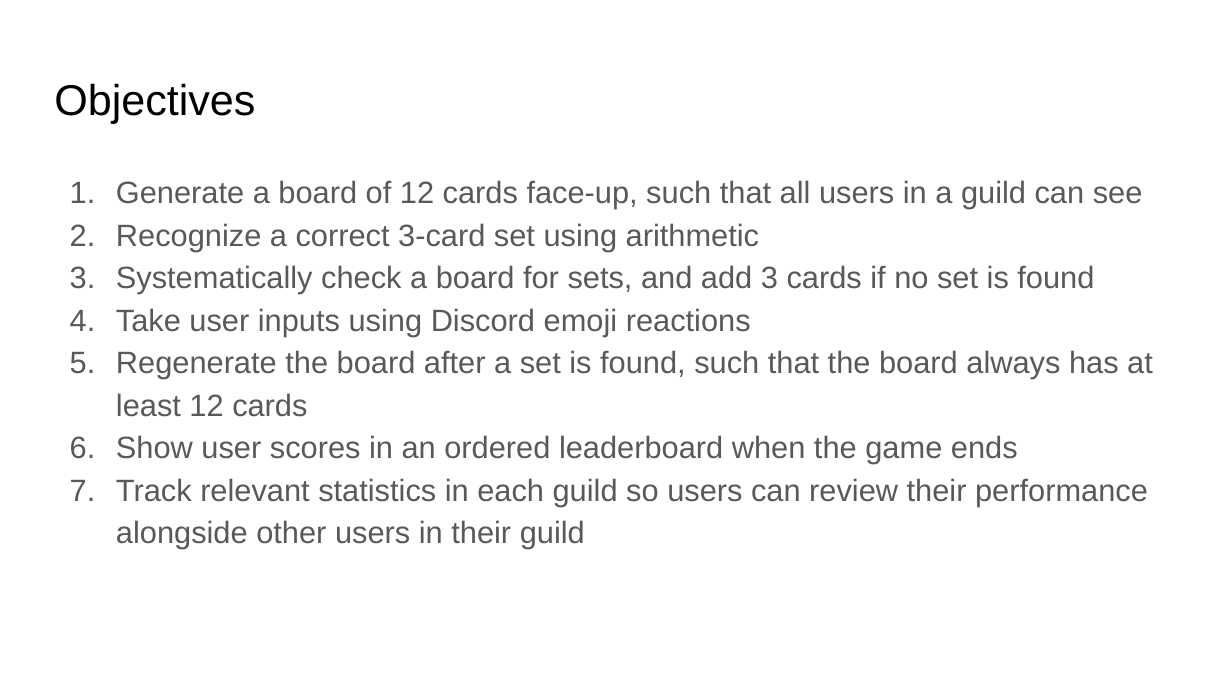
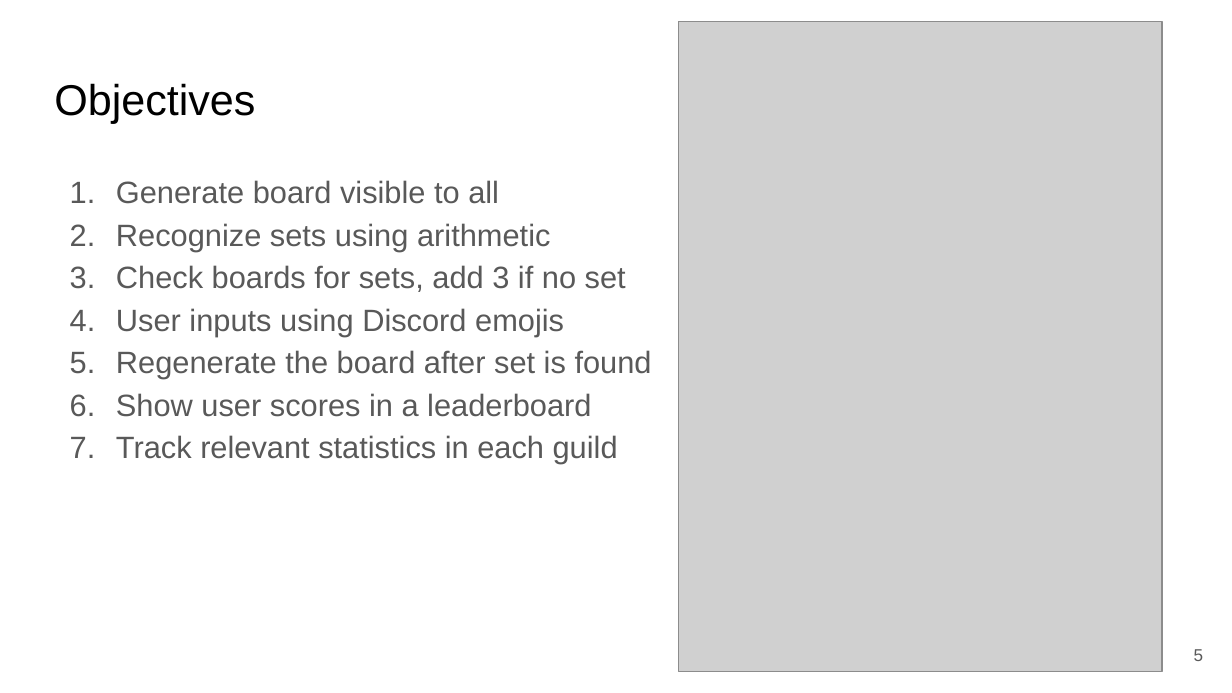
Before and after one commit to alex-algazi/setbot, a slide deck: slide 5 of Midterm Presentation/Midterm Presentation.pptx (slide 8 before the commit). Drawn at 1232x693 pixels with LibreOffice and Linux fonts; fonts in the diff are those of the drawing; grey boxes stand for pictures. Boxes give left, top, right and bottom in pixels: in the first picture for what was removed or moved away, otherwise in the second. Text is boxed around its words. In the diff, an @@ line names an element or a change of style, - is before the commit and + after.

```diff
--- a/Midterm Presentation/Midterm Presentation.pptx
+++ b/Midterm Presentation/Midterm Presentation.pptx
@@ picture added at [679, 22, 1162, 671] @@
@@ text at [116, 180, 652, 464]: text changed @@
-1. Generate a board of 12 cards face-up, such that all users in a guild can see
-2. Recognize a correct 3-card set using arithmetic
-3. Systematically check a board for sets, and add 3 cards if no set is found
-4. Take user inputs using Discord emoji reactions
-5. Regenerate the board after a set is found, such that the board always has at least 12 cards
-6. Show user scores in an ordered leaderboard when the game ends
-7. Track relevant statistics in each guild so users can review their performance alongside other users in their guild
+1. Generate board visible to all
+2. Recognize sets using arithmetic
+3. Check boards for sets, add 3 if no set
+4. User inputs using Discord emojis
+5. Regenerate the board after set is found
+6. Show user scores in a leaderboard
+7. Track relevant statistics in each guild
@@ page number added at [1194, 649, 1204, 661], 10 pt, text #595959 @@
+5
```
Also in this commit, not shown: 13 other slides changed, 2 slides added, 6 slides removed, 1 other file.
